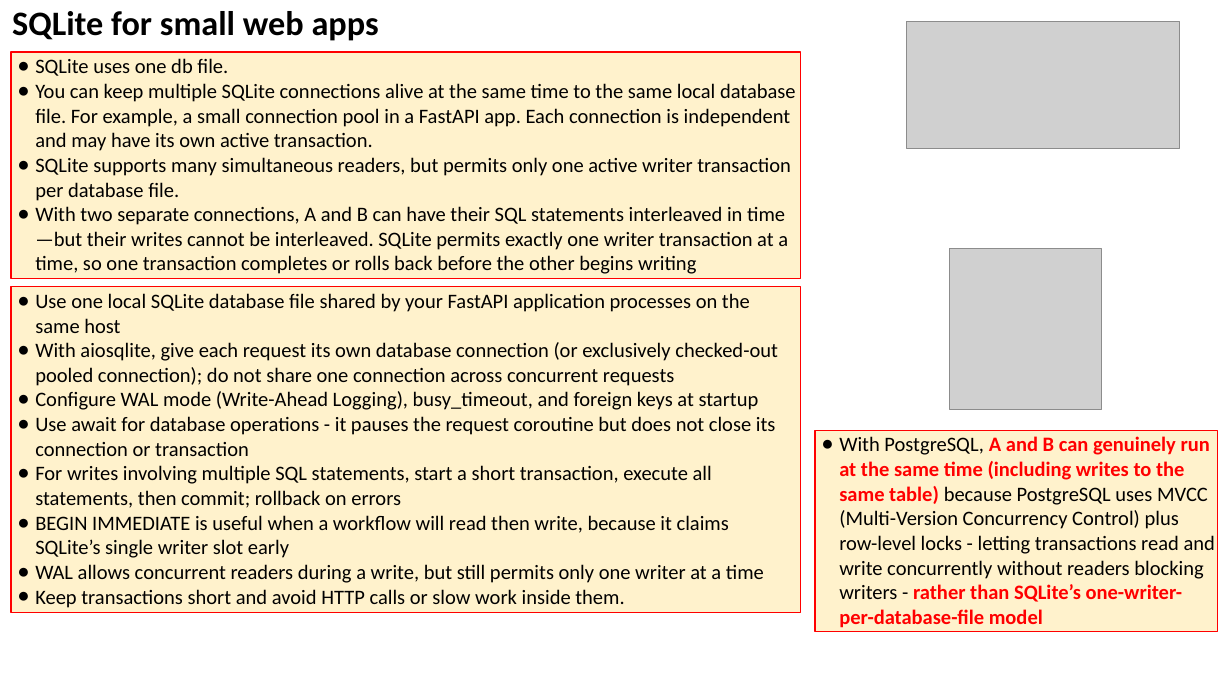
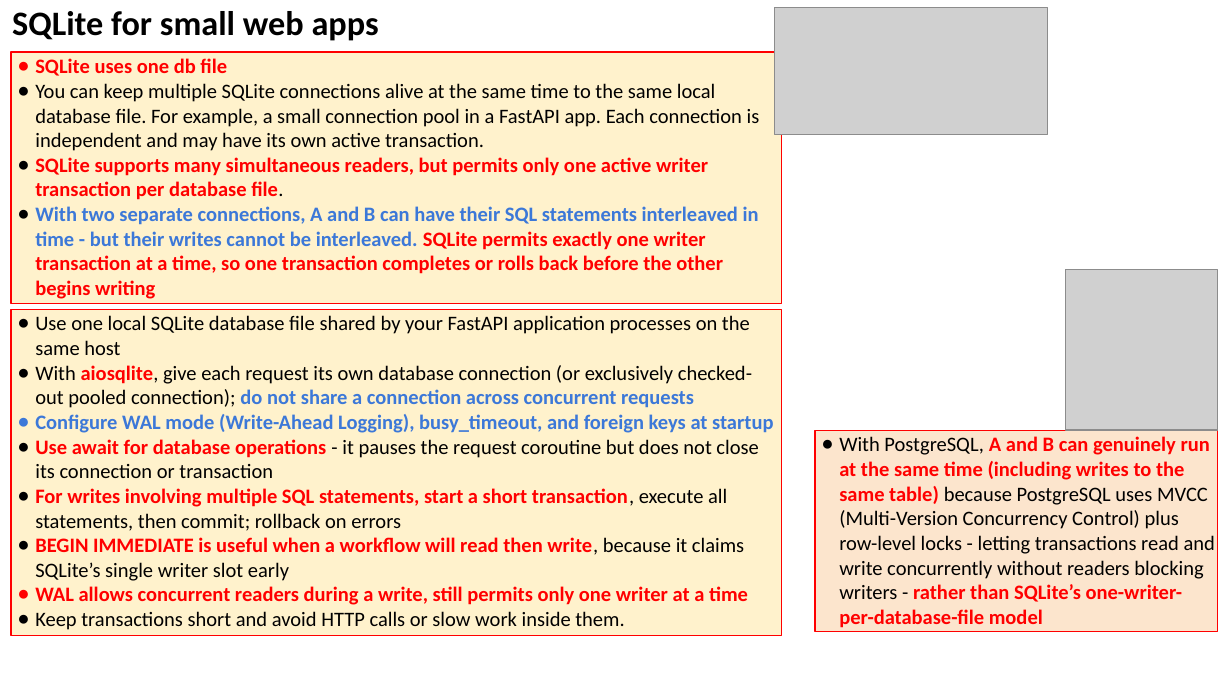
Before and after one commit to lselector/seminar, a slide deck: slide 16 of 2026/2026-08-21-AI-Updates.pptx (slide 15 before the commit). Drawn at 1232x693 pixels with LibreOffice and Linux fonts; fonts in the diff are those of the drawing; grey boxes stand for pictures. Boxes give left, top, right and bottom in pixels: in the first picture for what was removed or moved away, otherwise in the second. Text is boxed around its words. In the diff, an @@ line names an element or a change of style, - is before the commit and + after.

```diff
--- a/2026/2026-08-21-AI-Updates.pptx
+++ b/2026/2026-08-21-AI-Updates.pptx
@@ picture: place and size @@
-picture at [907, 21, 1180, 148]
+picture at [775, 7, 1048, 134]
@@ rectangle "SQLite uses one db file": place and size @@
-rectangle "SQLite uses one db file" at [11, 52, 801, 278]
+rectangle "SQLite uses one db file" at [11, 52, 781, 303]
@@ text in rectangle at [35, 58, 227, 76]: text changed; text colour #000000 to #FF0000; bold on @@
-● SQLite uses one db file.
+● SQLite uses one db file
@@ text in rectangle at [35, 157, 708, 200]: text colour #000000 to #FF0000, bold on in "SQLite supports many simultaneous readers, but permits ..." @@
@@ text in rectangle at [35, 206, 759, 299]: text changed; text colour #000000 to #FF0000; bold on @@
-● With two separate connections, A and B can have their SQL statements interleaved in time—but their writes cannot be interleaved. SQLite permits exactly one writer transaction at a time, so one transaction completes or rolls back before the other begins writing
+● With two separate connections, A and B can have their SQL statements interleaved in time - but their writes cannot be interleaved. SQLite permits exactly one writer transaction at a time, so one transaction completes or rolls back before the other begins writing
@@ picture: place and size @@
-picture at [950, 249, 1101, 409]
+picture at [1066, 270, 1217, 430]
@@ rectangle "Use one local SQLite database ...": place and size @@
-rectangle "Use one local SQLite database ..." at [11, 287, 801, 614]
+rectangle "Use one local SQLite database ..." at [11, 309, 781, 636]
@@ text in rectangle at [35, 365, 752, 408]: text changed @@
-● With aiosqlite, give each request its own database connection (or exclusively checked-out pooled connection); do not share one connection across concurrent requests
+● With aiosqlite, give each request its own database connection (or exclusively checked-out pooled connection); do not share a connection across concurrent requests
@@ text in rectangle at [35, 414, 773, 581]: text colour #000000 to #3C78D8 in "Configure WAL mode (Write-Ahead Logging), busy_timeout, and ..."; bold on in "Configure WAL mode (Write-Ahead Logging), busy_timeout, and ...", "Use await for database operations", "For writes involving multiple SQL statements, start ...", "BEGIN IMMEDIATE is useful when a workflow ..."; text colour #000000 to #FF0000 in "Use await for database operations", "For writes involving multiple SQL statements, start ...", "BEGIN IMMEDIATE is useful when a workflow ..."; bullet colour #000000 to #3C78D8 @@
@@ rectangle "With PostgreSQL, A and B ..." at [816, 430, 1218, 632]: fill #FFF2CC to #FCE5CD @@
@@ text in rectangle at [35, 586, 748, 605]: text changed; text colour #000000 to #FF0000; bold on @@
-● WAL allows concurrent readers during a write, but still permits only one writer at a time
+● WAL allows concurrent readers during a write, still permits only one writer at a time
```
Also in this commit, not shown: 22 other slides changed, 5 slides added, 4 slides removed.
